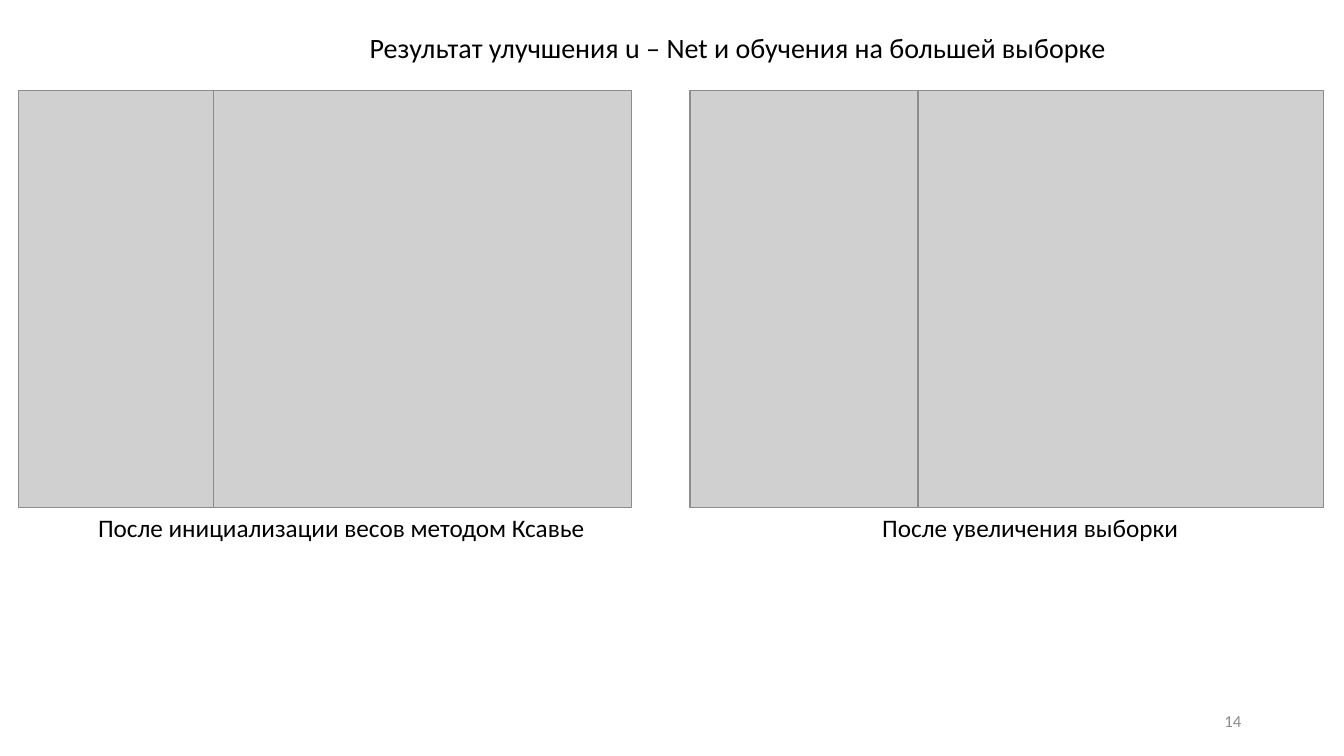
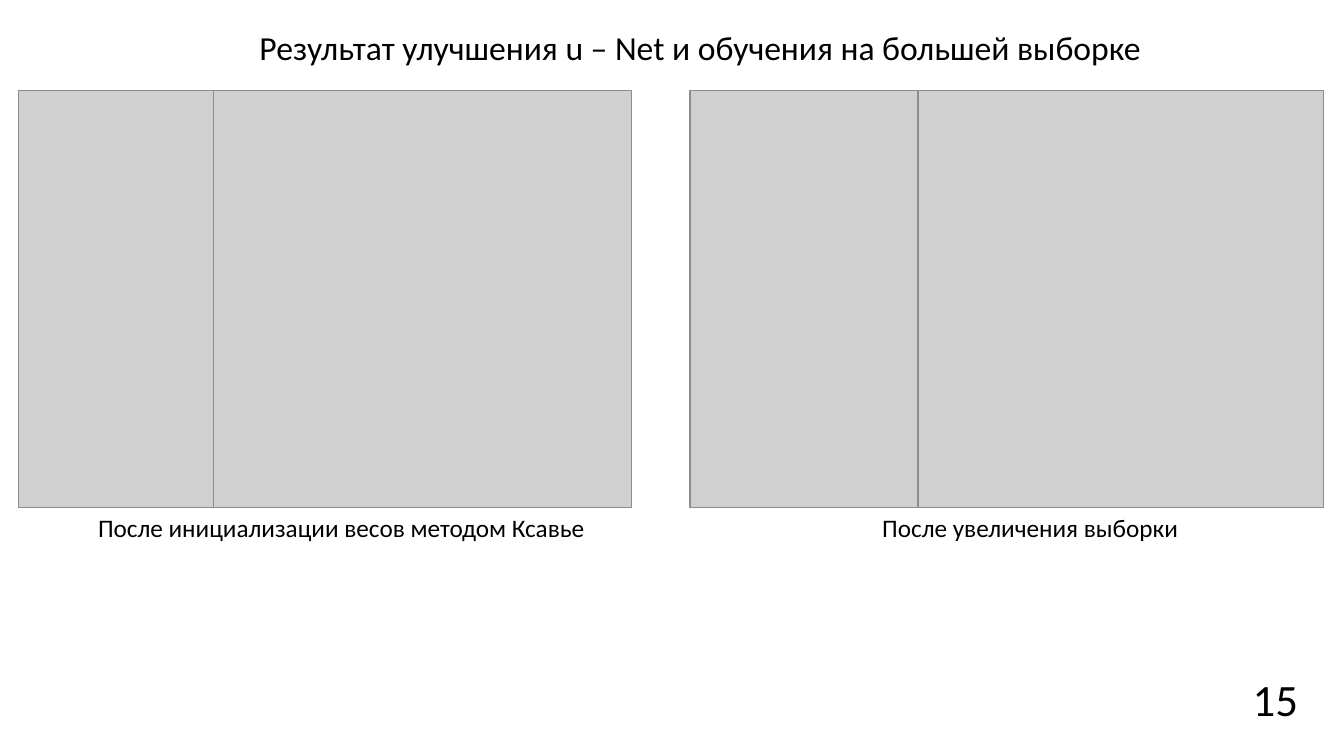
Before and after one commit to JacKira/Airbus_ship_detection, a slide deck: slide 15 of Отчет/ВКР презентация.pptx (slide 14 before the commit). Drawn at 1344x756 pixels with LibreOffice and Linux fonts; fonts in the diff are those of the drawing; grey boxes stand for pictures. Boxes give left, top, right and bottom in pixels: in the first picture for what was removed or moved away, otherwise in the second. Text is boxed around its words. In the diff, an @@ line names an element or a change of style, - is before the commit and + after.

```diff
--- a/Отчет/ВКР презентация.pptx
+++ b/Отчет/ВКР презентация.pptx
@@ title "Результат улучшения u – Net ...": place and size @@
-title "Результат улучшения u – Net ..." at [370,39,1105,63]
+title "Результат улучшения u – Net ..." at [259,37,1141,66]
@@ title "Результат улучшения u – Net ..." at [259,37,1141,66]: size 20 to 24 pt @@
@@ page number at [1253,687,1298,717]: text changed; size 12 to 32 pt; text colour #8C8C8C to #000000 @@
-14
+15
```
Also in this commit, not shown: 11 other slides changed, 1 slide added, 1 other file.
